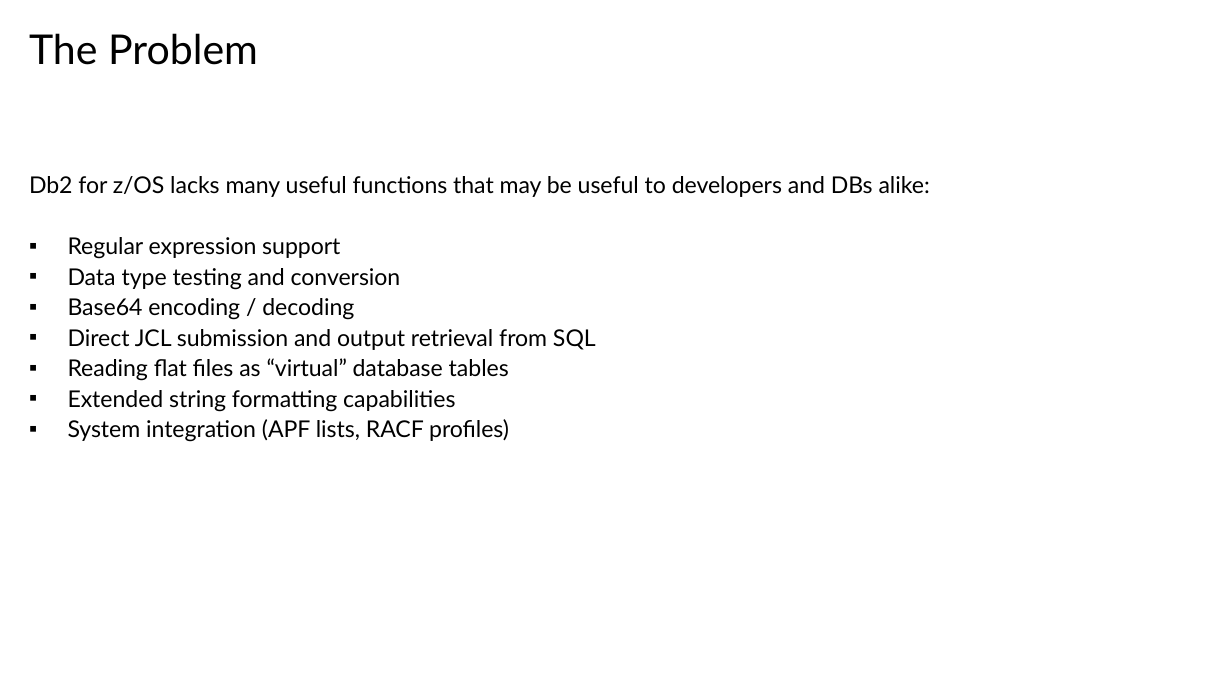
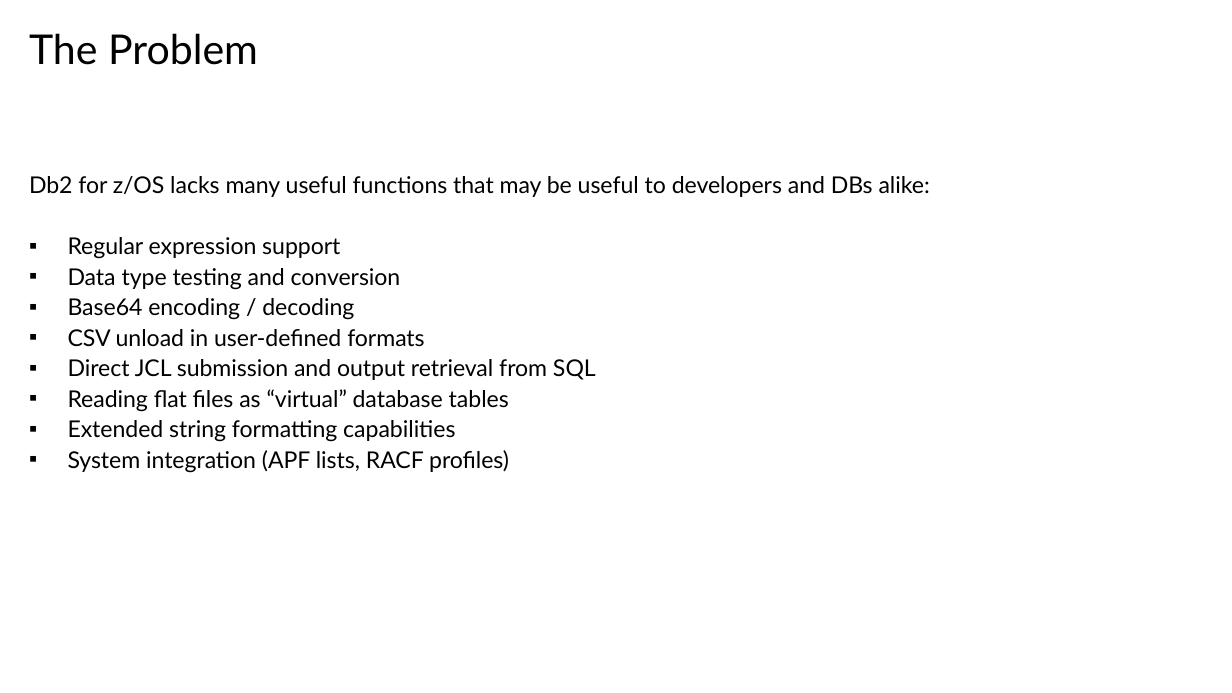
Before and after one commit to de103252/Db2_Routines, a slide deck: slide 4 of Db2 Routines Presentation.pptx (slide 3 before the commit). Drawn at 1232x693 pixels with LibreOffice and Linux fonts; fonts in the diff are those of the drawing; background and template pictures are left out. Boxes give left, top, right and bottom in pixels: in the first picture for what was removed or moved away, otherwise in the second. Text is boxed around its words. In the diff, an @@ line names an element or a change of style, - is before the commit and + after.

```diff
--- a/Db2 Routines Presentation.pptx
+++ b/Db2 Routines Presentation.pptx
@@ text at box(68, 329, 424, 347): paragraph added @@
+▪ CSV unload in user-defined formats
```
Also in this commit, not shown: 1 other slide changed, 1 slide added, 8 slides removed.
